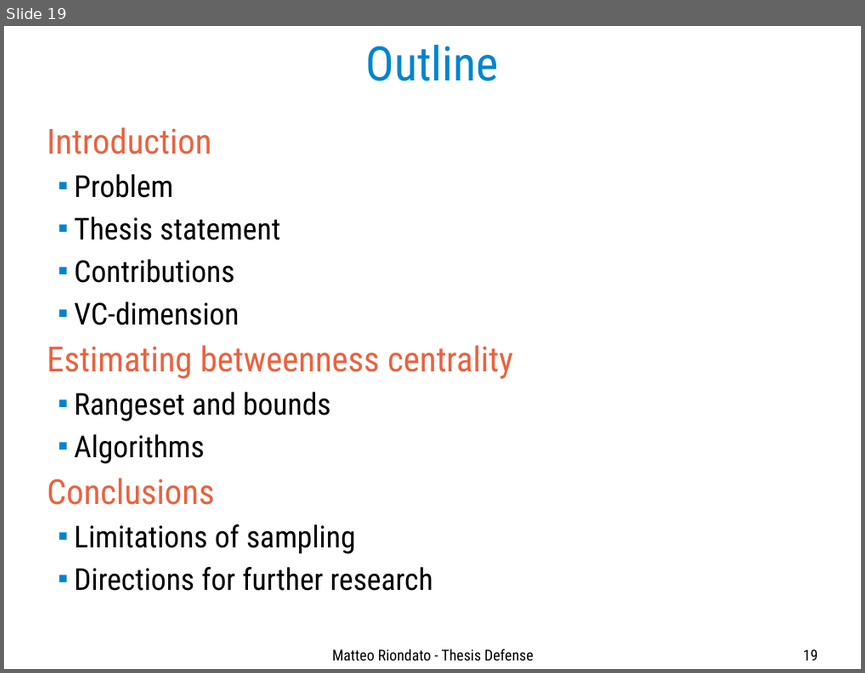
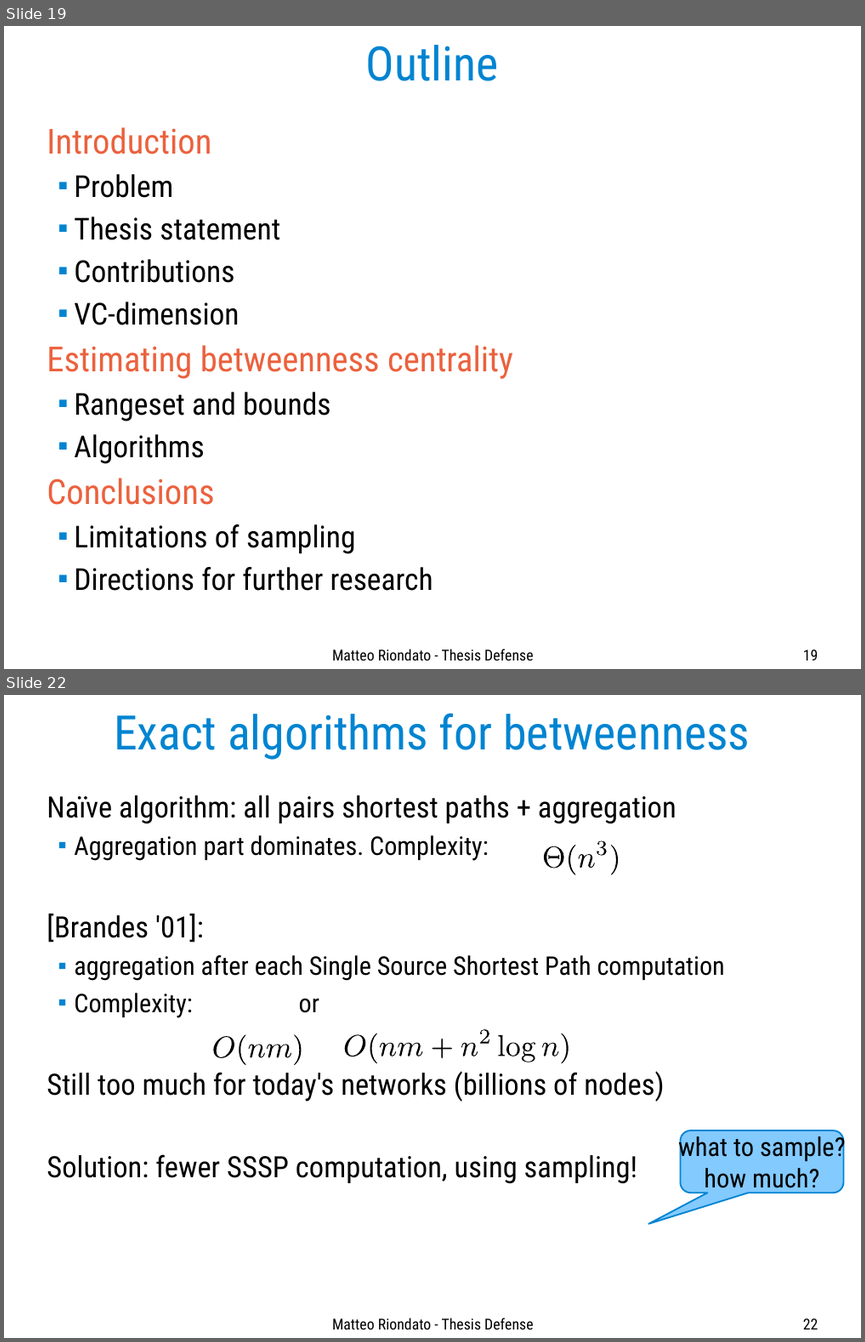
Before and after one commit to ZhizhongIsaacChen/dissertation, a slide deck: defense/Defense-talk.odp. Shown one above the other, each under a label of ours: slide 19 before the commit, slides 19 and 22 after it; the slides between them are not shown. The pictures are 865x673 and 865x1342 pixels, drawn with LibreOffice and Linux fonts; fonts in the diff are those of the drawing. Boxes give left, top, right and bottom in pixels: in the first picture for what was removed or moved away, otherwise in the second. Text is boxed around its words. In the diff, an @@ line names an element or a change of style, - is before the commit and + after.

Commit message:
Import betweenness slides. To reformat and expand.

```diff
--- a/defense/Defense-talk.odp
+++ b/defense/Defense-talk.odp
@@ slide 22 added at box(4, 695, 861, 1338), background #FFFFFF @@
@@ title added at box(114, 713, 749, 760), 44 pt, text #0084D1 @@
+Exact algorithms for betweenness
@@ text added at box(46, 795, 725, 1184), 27.2 pt, text #000000 @@
+Naïve algorithm: all pairs shortest paths + aggregation
+  ■ Aggregation part dominates. Complexity:
+[Brandes '01]:
+  ■ aggregation after each Single Source Shortest Path computation
+  ■ Complexity: or
+Still too much for today's networks (billions of nodes)
+Solution: fewer SSSP computation, using sampling!
@@ group added at box(544, 841, 619, 875): 5 freeform shapes @@
@@ group added at box(212, 1035, 305, 1065): 6 freeform shapes @@
@@ group added at box(343, 1029, 571, 1064): 13 freeform shapes @@
@@ rounded speech box added at box(681, 1130, 844, 1192), fill #83CAFF, outline #0084D1 1.45 pt, 24 pt, text #000000 @@
+what to sample?
+how much?
@@ text added at box(332, 1317, 533, 1329), 14 pt, text #000000 @@
+Matteo Riondato - Thesis Defense
@@ page number added at box(803, 1318, 818, 1329), 14 pt, text #000000 @@
+22
```
Also in this commit, not shown: 3 slides changed, 27 other slides added.
